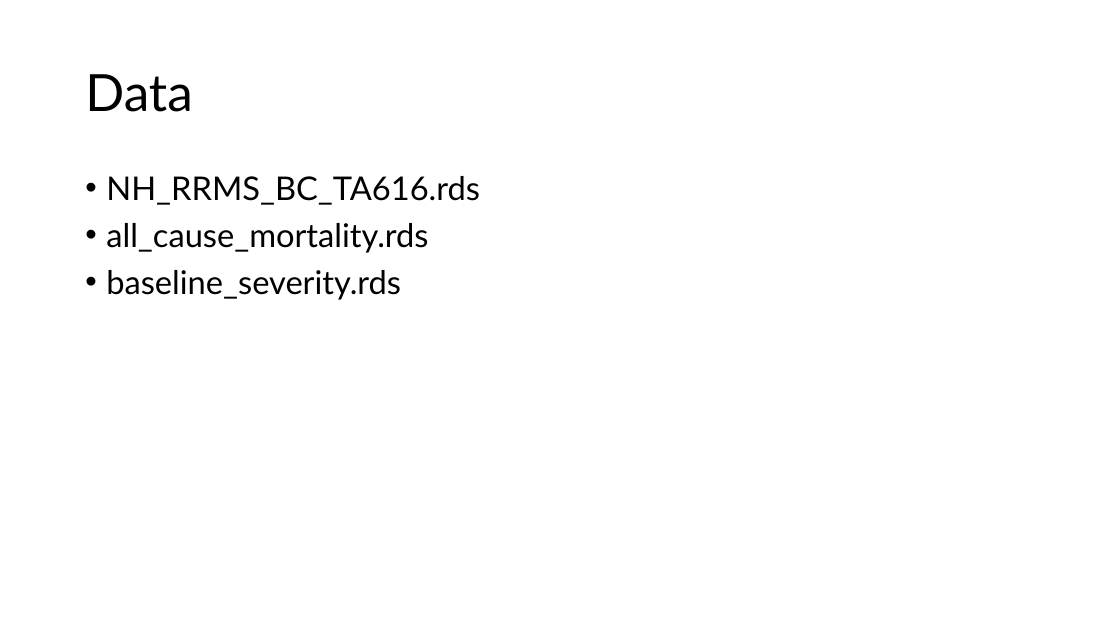
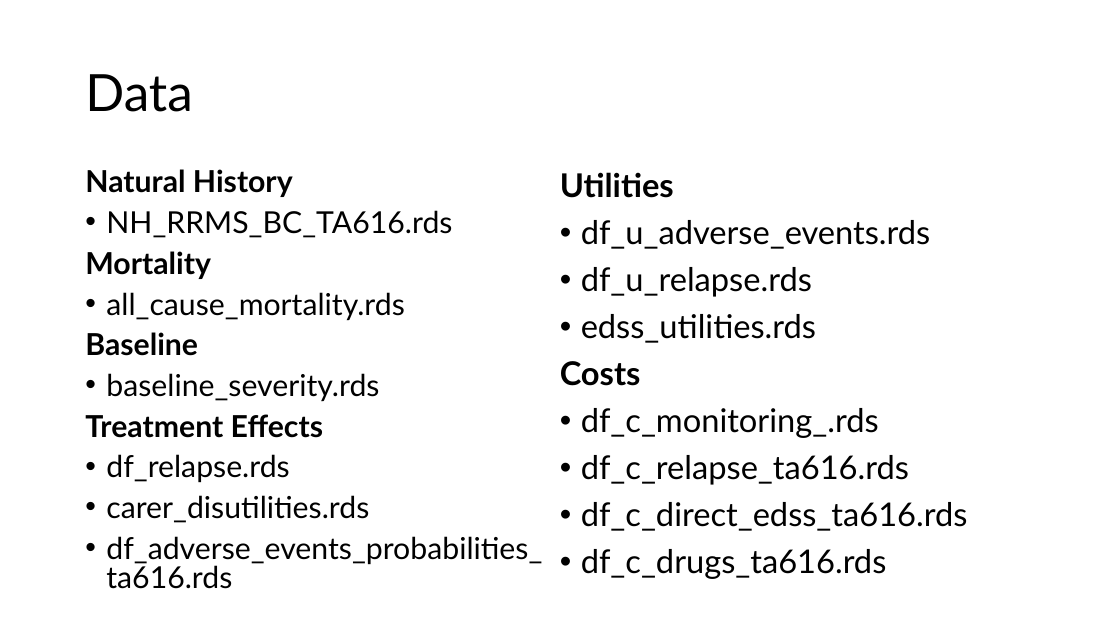
Before and after one commit to daysNmake/msdes, a slide deck: slide 4 of file structure.pptx. Drawn at 1120x630 pixels with LibreOffice and Linux fonts; fonts in the diff are those of the drawing. Boxes give left, top, right and bottom in pixels: in the first picture for what was removed or moved away, otherwise in the second. Text is boxed around its words. In the diff, an @@ line names an element or a change of style, - is before the commit and + after.

```diff
--- a/file structure.pptx
+++ b/file structure.pptx
@@ text at (x1=85, y1=169, x2=293, y2=197): paragraph added @@
+Natural History
@@ text added at (x1=560, y1=172, x2=968, y2=579), 28 pt, text #000000 @@
+Utilities
+• df_u_adverse_events.rds
+• df_u_relapse.rds
+• edss_utilities.rds
+Costs
+• df_c_monitoring_.rds
+• df_c_relapse_ta616.rds
+• df_c_direct_edss_ta616.rds
+• df_c_drugs_ta616.rds
@@ text at (x1=106, y1=210, x2=452, y2=402): size 28 to 25.9 pt in "NH_RRMS_BC_TA616.rds", "all_cause_mortality.rds", "baseline_severity.rds"; line spacing 0.9 to 0.8 @@
@@ text at (x1=85, y1=251, x2=211, y2=279): paragraph added @@
+Mortality
@@ text at (x1=85, y1=332, x2=198, y2=356): paragraph added @@
+Baseline
@@ text at (x1=85, y1=414, x2=542, y2=589): paragraphs added @@
+Treatment Effects
+• df_relapse.rds
+• carer_disutilities.rds
+• df_adverse_events_probabilities_ta616.rds
```
Also in this commit, not shown: 1 other slide changed, 16 other files.
